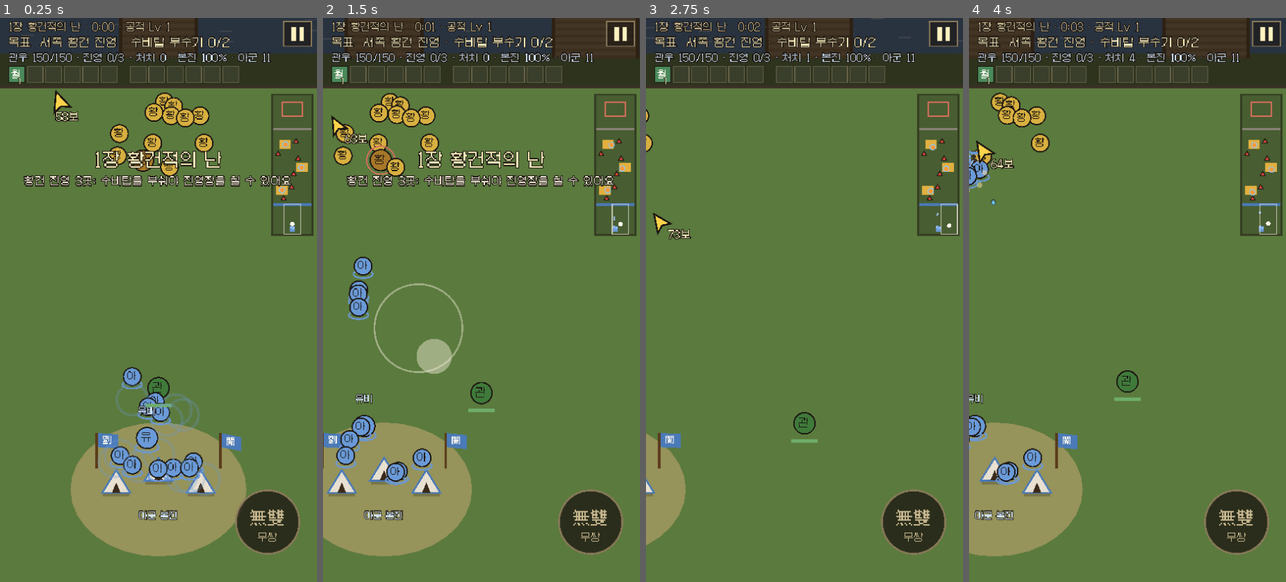
Above: before the commit, frames 1-4 (left to right).
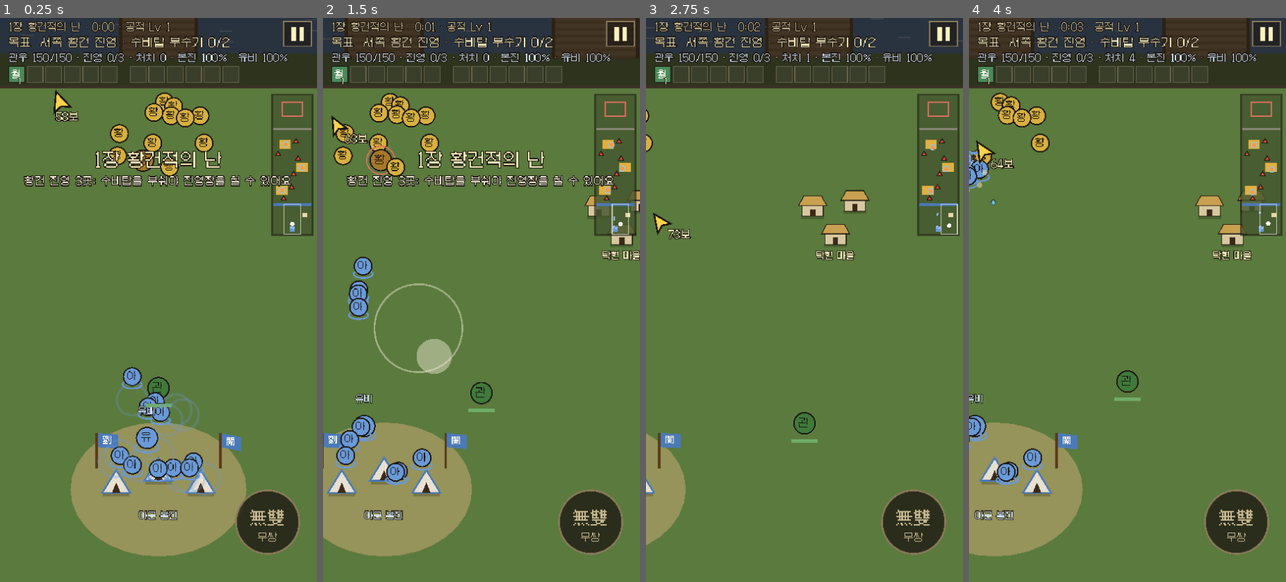
Above: after the commit, the same moments.

Repository: Dong-yeon/ThreeKindomFall
Game: Godot game, scene res://scenes/battle.tscn
Same seed, same stepped clock (60 frames per second), same inputs: the game is played once before the commit and once after it.
Inputs (mouse positions are in pixels of both pictures, inside the frame that each line leads up to):
- Up to frame 1 (0.25 s): no input
- Up to frame 2 (1.5 s): tap Enter at 0.5 s; move the mouse to (551, 271) at 0.52 s; hold Right 0.53-1.25 s; tap K at 0.6 s; click (551, 271) at 0.67 s; tap Space at 0.77 s; drag from (418, 328) to (465, 412) at 1.27 s
- Up to frame 3 (2.75 s): move the mouse to (836, 175) at 2.02 s; hold Right from 2.03 s (still down); tap K at 2.1 s
- Up to frame 4 (4 s): release Right at 2.75 s; drag from (1111, 412) to (1032, 215) at 2.77 s; move the mouse to (1222, 384) at 3.52 s; hold Left from 3.53 s (still down); tap K at 3.6 s; tap Space at 3.77 s

The runs differ from the first frame. In frame 1, 0.1% of the frame differs, in the area x 75-98%, y 6-36%; in frame 2, 0.6%; in frame 3, 1.2%, in the area x 48-98%, y 6-43%; in frame 4, 0.9%.

Commit message:
feat(godot): 탁현 마을 습격(등무를 50초 안에) · 본진 기습 · 유비가 쓰러지면 짐 (D-208)
- 0:08 등무 + 습격대가 탁현 마을을 침, 50초 안에 등무를 쓰러뜨리면 회복 + 보급 상자, 못 하면 마을이 불탐
- 본진 기습(진영 2곳 점령 또는 3분, 30명), 유비가 쓰러지면 짐(15초 복귀 없앰), 위 줄에 유비 체력
- 서쪽 진영장은 한충으로, 봇에 마을 · 기습 사건과 유비 최저 체력

Co-Authored-By: Claude Opus 5.5 <noreply@anthropic.com>

Diff:
--- a/godot/data/stage_1.gd
+++ b/godot/data/stage_1.gd
@@ -1,21 +1,28 @@
 class_name Stage1
 ## 1장 황건적의 난 — 지도 840×3000(웹판 n_field.js F1). 아래 아군 본진 → 위 장각 본진.
-## 황건 진영 3곳(수비탑 2개를 부수면 진영장 보호막이 풀림 → 진영장을 쓰러뜨리면 점령 · 보급 상자, D-205) →
+## 탁현 마을 습격(등무를 시간 안에 격파, D-208) · 황건 진영 3곳(수비탑 2개를 부수면 진영장 보호막이 풀림 → 진영장을 쓰러뜨리면 점령 · 보급 상자, D-205) →
 ## 관문 앞에 문지기 정원지 → 격파하면 성문이 열림(D-206) → 장각 본진: 요술 제단 3개(있는 동안 장각 무적) → 장각 → 첫 사신수 해방(D-207).
-## 아직 없는 것(D-195 차례대로): 탁현 마을 습격 · 본진 기습 · 유비.
+## 사이에 본진 기습(D-208). 지면: 장수 · 본진 · 유비(아군 총대장, D-208)가 쓰러지면.
 
 const NAME := "1장 황건적의 난"
 const W := 840.0
 const H := 3000.0
 const START := Vector2(420, 2780)
 const HOME := {"pos": Vector2(420, 2895), "r": 70.0, "hp": 900.0, "n": "아군 본진"}
+## 탁현 마을(D-208 — 자리는 웹판 village, D-195 사건 1): 판 시작 at초 뒤 황건 장수 등무(종류 lk · 체력 배율 lm × mul)가 습격대 raiders명과 침 →
+## limit초 안에 등무를 쓰러뜨리면 구함(체력 heal 회복 · 보급 상자 · 남은 습격대 흩어짐), 못 하면 마을이 불타고 등무와 습격대는 본진으로
+const VILLAGE := {"n": "탁현 마을", "pos": Vector2(690, 2590), "r": 56.0, "at": 8.0, "limit": 50.0, "heal": 0.4,
+	"lk": "ytbig", "ln": "황건 장수 등무", "lm": 8.0, "mul": 0.7, "raiders": 12}
+## 본진 기습(D-208 — 웹판과 같음): 진영 cap곳을 점령했거나 at초가 지나면 한 번, 본진 양옆에서 n명(체력 배율 mul)이 본진으로
+const HOME_RAID := {"cap": 2, "at": 180.0, "n": 30, "mul": 1.3}
 ## 강은 다리 3곳으로만 건넘.
 const RIVER := {"y0": 2330.0, "y1": 2400.0, "bridges": [Vector2(130, 230), Vector2(375, 465), Vector2(610, 710)]}
 ## lk/ln/lm = 진영장 종류·이름·체력 배율 · skill = 진영장 공격(LEAD_SKILL). mul = 진영 병력 · 수비탑 체력 배율.
 ## towers = 수비탑 2개(진영 밖 양쪽, 장수를 쏨, D-202). 탑이 하나라도 서 있으면 진영장은 보호막(D-205 — 막사를 없앰).
 ## 진영장 공격은 장각전 전에 피하는 법을 하나씩 익히는 계단(D-195): 서쪽 돌진 → 동쪽 땅 내려찍기 → 북쪽 부채꼴 화살.
+## 서쪽 진영장은 등무가 탁현 마을 습격으로 옮겨 가 한충(연의 황건 장수)으로 바꿈(D-208)
 const CAMPS := [
-	{"id": "a", "n": "서쪽 황건 진영", "pos": Vector2(190, 2050), "size": Vector2(250, 190), "lk": "ytbig", "ln": "황건 장수 등무", "lm": 12.0, "mul": 0.85,
+	{"id": "a", "n": "서쪽 황건 진영", "pos": Vector2(190, 2050), "size": Vector2(250, 190), "lk": "ytbig", "ln": "황건 장수 한충", "lm": 12.0, "mul": 0.85,
 		"skill": "charge", "towers": [Vector2(405, 1985), Vector2(230, 2230)]},
 	{"id": "b", "n": "동쪽 황건 진영", "pos": Vector2(630, 1560), "size": Vector2(250, 190), "lk": "ytbig", "ln": "황건 역사 대장", "lm": 14.0, "mul": 1.1,
 		"skill": "slam", "towers": [Vector2(545, 1365), Vector2(450, 1700)]},
--- a/godot/scripts/battle.gd
+++ b/godot/scripts/battle.gd
@@ -90,6 +90,12 @@
 var keep_open := false
 var cyz: Enemy = null
 var boss: Enemy = null
+## 탁현 마을(D-208): wait · raid(습격 중) · saved · lost · 남은 시간 · 등무 / 본진 기습을 했나 / 유비(쓰러지면 짐)
+var vil_st := "wait"
+var vil_t := 0.0
+var deng: Enemy = null
+var home_raided := false
+var liubei: Ally = null
 ## 요술 제단(D-207 — 하나라도 남아 있으면 장각 보호막) · 봉인된 사신수 빛 구슬 자리(INF = 없음) · 풀려나는 중(지난 초, -1 = 아님)
 var altars: Array[Enemy] = []
 var beast_pos := Vector2.INF
@@ -108,7 +114,6 @@
 var WAVE_HP := 0.6
 var turret_t := 0.0
 var home_t := 8.0
-var lb_t := 0.0
 var cyz_t := 4.0
 var alert_home := false
 ## 지금 화면에 보이는 전장 범위
@@ -374,6 +379,8 @@
 		finish(false, "home")
 		return
 	Perf.begin(&"생성")
+	_village_tick(dt)
+	_home_raid_tick()
 	_camps_tick(dt)
 	_party_tick(dt)
 	_rein_tick(dt)
@@ -431,6 +438,69 @@
 	state = "play"
 
 
+## 탁현 마을 습격(D-208, D-195 사건 1): VILLAGE.at초에 등무 + 습격대가 마을 둘레에 자리 잡음(가까이 오면 장수에게 덤빔) →
+## limit초 안에 등무를 쓰러뜨리면 구함(_on_kill), 시간이 다 되면 마을이 불타고 남은 습격대는 본진으로
+func _village_tick(dt: float) -> void:
+	var V: Dictionary = Stage1.VILLAGE
+	if vil_st == "wait":
+		if t < float(V.at):
+			return
+		vil_st = "raid"
+		vil_t = float(V.limit)
+		var vp: Vector2 = V.pos
+		var lk: String = V.lk
+		deng = spawn(lk, vp + Vector2(0, -10), float(V.mul) * float(V.lm))
+		deng.elite = true
+		deng.ename = V.ln
+		deng.touch = Units.ENEMY[lk].touch
+		deng.r *= 1.4
+		deng.raid = true
+		deng.set_post(vp + Vector2(0, -10))
+		deng.aggro = 220
+		for i in int(V.raiders):
+			var at := vp + Vector2.from_angle(randf() * TAU) * randf_range(50, 110)
+			if hit_obs(at, 12):
+				at = vp + Vector2(randf_range(-30, 30), 40)
+			var e := spawn("ytbig" if i < 2 else "ytb", at, float(V.mul))
+			e.raid = true
+			e.set_post(at)
+			e.aggro = 170
+		note("탁현 마을 습격")
+		banner("%s이 습격당해요!" % V.n, "%s%s %d초 안에 쓰러뜨려요 — 오른쪽 아래" % [V.ln, eul(V.ln), int(V.limit)])
+		Sound.play("alert", 0.5)
+	elif vil_st == "raid":
+		vil_t -= dt
+		if vil_t > 0:
+			return
+		vil_st = "lost"
+		for e in enemies:
+			if not e.dead and e.raid:
+				e.has_post = false
+				e.goal_home = true
+				e.aggro = 160
+		note("탁현 마을 불탐")
+		banner("%s이 불탔어요…" % V.n, "%s의 습격대가 본진으로 향해요" % V.ln)
+		Sound.play("lose", 0.3)
+
+
+## 본진 기습(D-208 — 웹판과 같음): 진영 HOME_RAID.cap곳을 점령했거나 at초가 지나면 한 번, 본진 양옆에서 본진으로.
+## 유비 · 수비대가 막고, 많이 밀리면 장수가 돌아가 도와야 함(유비가 쓰러지면 짐)
+func _home_raid_tick() -> void:
+	var R: Dictionary = Stage1.HOME_RAID
+	if home_raided or (cap_n < int(R.cap) and t < float(R.at)):
+		return
+	home_raided = true
+	for i in int(R.n):
+		var x := randf_range(30, 90) if i % 2 == 1 else randf_range(W - 90, W - 30)
+		var k := "ytdash" if i % 4 == 0 else ("ytbig" if i % 5 == 3 else "ytb")
+		var e := spawn(k, Vector2(x, randf_range(2560, 2700)), float(R.mul))
+		e.goal_home = true
+		e.aggro = 160
+	note("본진 기습")
+	banner("본진 기습!", "유비와 수비대가 막아요 — 유비가 쓰러지면 져요")
+	Sound.play("alert", 0.6)
+
+
 ## 진영(D-205): 진영장이 처음부터 진영 안에서 호위병을 부름(장수가 가까우면 자주 · 진영 병력 상한 — 전엔 막사가 냄, D-202).
 ## 수비탑이 하나라도 서 있으면 진영장은 보호막 → 탑을 다 부수고 진영장을 쓰러뜨리면 점령
 func _camps_tick(dt: float) -> void:
@@ -788,7 +858,7 @@
 ## 본진: 유비 + 창병 6명(7초마다 보충). 점령한 진영: 수비대 창병 4명(18초마다 보충) + 진군 부대 4명이 한 번(보충 없음, D-180)
 func _setup_allies() -> void:
 	anchors["home"] = {"pos": home_pos + Vector2(0, -50), "r": 230.0}
-	ally_spawn("liubei", home_pos + Vector2(0, -40), "guard", "home")
+	liubei = ally_spawn("liubei", home_pos + Vector2(0, -40), "guard", "home")
 	for i in 6:
 		ally_spawn("sol", home_pos + Vector2(randf_range(-60, 60), -30 + randf_range(-20, 20)), "guard", "home")
 
@@ -802,10 +872,10 @@
 	return a
 
 
+## 유비(아군 총대장)가 쓰러지면 짐(D-208 — 전엔 15초 뒤 본진으로 돌아왔음)
 func ally_down(a: Ally) -> void:
 	if a.k == "liubei":
-		lb_t = 15
-		banner("유비가 물러났어요", "15초 뒤 본진으로 돌아와요")
+		finish(false, "liubei")
 
 
 func _count_allies(anchor_id: String, k := "") -> int:
@@ -822,11 +892,6 @@
 		home_t = 7
 		if _count_allies("home", "sol") < 6:
 			ally_spawn("sol", home_pos + Vector2(randf_range(-40, 40), 0), "guard", "home")
-	if lb_t > 0:
-		lb_t -= dt
-		if lb_t <= 0:
-			ally_spawn("liubei", home_pos + Vector2(0, -30), "guard", "home")
-			banner("유비가 본진으로 돌아왔어요", "")
 	for c in camps:
 		if not c.cap:
 			continue
@@ -1114,6 +1179,24 @@
 		else:
 			banner("%s 점령! (%d/3)" % [c.n, cap_n], "보급 상자를 주워요 — 진군 부대 %d명이 다음 진영으로 먼저 가요" % MARCH_ON_CAPTURE)
 		return
+	if e == deng:
+		if vil_st == "raid":
+			# 탁현 마을을 구함(D-208): 남은 습격대는 흩어지고 회복 + 보급 상자
+			vil_st = "saved"
+			for o in enemies:
+				if not o.dead and o.raid:
+					o.dead = true
+					kills += 1
+					add_fx({"k": "burst", "pos": o.position, "t": 0.3, "r": o.r * 0.6, "c": Color("f6e2a0")})
+			var V: Dictionary = Stage1.VILLAGE
+			hero.heal(hero.max_hp * float(V.heal))
+			drops.append({"k": "chest", "pos": e.position})
+			note("탁현 마을 구함")
+			banner("%s을 구했어요!" % V.n, "마을 사람들이 보급 상자를 내줬어요")
+			Sound.play("win", 0.35)
+		else:
+			banner("%s%s 쓰러뜨렸어요" % [e.ename, eul(e.ename)], "")
+		return
 	if e.k == "cyz" and e.elite:
 		# 성문이 열리기 시작(D-206 — _gate_tick)
 		note("정원지 격파")
@@ -1557,10 +1640,20 @@
 
 ## 지금 가야 할 곳(화살표 · 작은 지도 · 목표 글)
 func field_target() -> Dictionary:
+	# 유비가 절반 아래로 다쳤고 둘레에 적이 있으면(D-208 — 쓰러지면 짐)
+	if Unit.alive(liubei) and liubei.hp < liubei.max_hp * 0.5:
+		for e in enemies:
+			if not e.dead and not e.building and e.position.distance_to(liubei.position) < 200:
+				return {"pos": liubei.position, "n": "유비를 지켜요 (유비 %d%%)" % ceili(liubei.hp / liubei.max_hp * 100), "warn": true}
 	if home_hp < home_max * 0.4:
 		for e in enemies:
 			if not e.dead and e.goal_home and e.position.distance_to(home_pos) < 400:
 				return {"pos": home_pos, "n": "본진 지키기 (본진 %d%%)" % ceili(home_hp / home_max * 100), "warn": true}
+	if vil_st == "raid":
+		var V: Dictionary = Stage1.VILLAGE
+		var dp: Vector2 = deng.position if Unit.alive(deng) else V.pos
+		var who := String(V.ln).get_slice(" ", String(V.ln).get_slice_count(" ") - 1)
+		return {"pos": dp, "n": "%s 구하기 — %s 격파 (남은 %d초)" % [V.n, who, ceili(vil_t)], "warn": true}
 	var best := {}
 	var bd := INF
 	for c in camps:
@@ -1605,6 +1698,8 @@
 
 ## 진군 부대(D-180)가 갈 곳과 길찾기 키
 func march_goal(from: Vector2) -> Dictionary:
+	if vil_st == "raid" and Unit.alive(deng):
+		return {"key": "m_deng", "pos": deng.position}
 	for c in camps:
 		if c.cap:
 			continue
--- a/godot/scripts/bot.gd
+++ b/godot/scripts/bot.gd
@@ -50,6 +50,8 @@
 var _dist := 0.0
 var _still := 0.0
 var _min_hp := INF
+## 유비 최저 체력 비율(D-208 — 쓰러지면 짐)
+var _lb_min := 1.0
 var _phase_t0 := 0.0
 var _phase_d0 := 0.0
 var _phase_s0 := 0.0
@@ -352,6 +354,10 @@
 			_still += get_process_delta_time() if b.hit_stop <= 0 else 0.0
 	_last_pos = h.position
 	_min_hp = minf(_min_hp, h.hp)
+	if Unit.alive(b.liubei):
+		_lb_min = minf(_lb_min, b.liubei.hp / b.liubei.max_hp)
+	elif b.liubei != null:
+		_lb_min = 0.0
 	var dt := get_process_delta_time()
 	var near := 0
 	for e in b.enemies:
@@ -432,7 +438,7 @@
 	for e in b.events:
 		evs.append("%s %s(+%s)" % [_fmt(e.t), e.n, _fmt(e.t - t0)])
 		t0 = e.t
-	print("[events] " + (" · ".join(evs) if not evs.is_empty() else "-"))
+	print("[events] " + (" · ".join(evs) if not evs.is_empty() else "-") + " | 유비 최저 체력 %d%%" % roundi(_lb_min * 100))
 	print("[allies] " + (" · ".join(_ally_log) if not _ally_log.is_empty() else "-"))
 	print("[move] 이동 %dpx · 평균 %dpx/초 · 멈춤 %d%% · 둘레 120px 적 평균 %.1f · 분당 피격 %.1f · 최저 체력 %d/%d · 구슬 주운 경험 %d%%" % [int(_dist), int(_dist / maxf(b.t, 1.0)), int(_still / maxf(b.t, 1.0) * 100.0),
 		_near_sum / maxf(_near_t, 0.01), h.hits_taken / maxf(b.t / 60.0, 0.01), int(_min_hp), int(h.max_hp), int(b.xp_picked / maxf(b.xp_dropped, 1.0) * 100.0)])
--- a/godot/scripts/enemy.gd
+++ b/godot/scripts/enemy.gd
@@ -46,6 +46,8 @@
 var wander_t := 0.0
 var sk_t := 0.0
 var sk_at := Vector2.ZERO
+## 탁현 마을 습격대(등무 포함, D-208)
+var raid := false
 ## 호위병(D-205): 따라다니는 진영장 · 진영장에서 떨어진 자리(장수가 멀면 그 자리로)
 var guard_of: Enemy = null
 var guard_off := Vector2.ZERO
--- a/godot/scripts/ground.gd
+++ b/godot/scripts/ground.gd
@@ -18,6 +18,7 @@
 	draw_rect(Rect2(0, 0, Stage1.W, Stage1.H), GRASS)
 	_river(V)
 	_home(V)
+	_village(V)
 	_camps(V)
 	for o in b.obs:
 		var rc: Rect2 = o.rect
@@ -134,6 +135,42 @@
 		_label(txt, Vector2(p.x, R.position.y - 14), Color("cfe2f4") if cap else Color("ffd8a0"))
 
 
+## 탁현 마을(D-208): 초가집 셋. 습격 중엔 지붕에 불길 · 빨간 고리가 깜빡이고 남은 시간 막대, 불타면 검게 그을림
+func _village(V: Rect2) -> void:
+	var VL: Dictionary = Stage1.VILLAGE
+	var p: Vector2 = VL.pos
+	if not V.intersects(Rect2(p - Vector2(90, 90), Vector2(180, 180))):
+		return
+	var raid := b.vil_st == "raid"
+	var lost := b.vil_st == "lost"
+	var i := 0
+	for d in [Vector2(-26, -14), Vector2(22, -20), Vector2(0, 18)]:
+		var q: Vector2 = p + d
+		draw_rect(Rect2(q.x - 13, q.y + 8, 26, 4), Color(0, 0, 0, 0.2))
+		draw_rect(Rect2(q.x - 12, q.y - 4, 24, 13), Color("4a4038") if lost else Color("d8c8a0"))
+		draw_rect(Rect2(q.x - 12, q.y - 4, 24, 13), INK, false, 1.0)
+		draw_rect(Rect2(q.x - 3, q.y + 1, 6, 8), Color("3a2a1a"))
+		var roof := PackedVector2Array([q + Vector2(-16, -3), q + Vector2(16, -3), q + Vector2(10, -14), q + Vector2(-10, -14)])
+		draw_colored_polygon(roof, Color("2a2420") if lost else Color("c8a050"))
+		roof.append(roof[0])
+		draw_polyline(roof, INK, 1.0)
+		if raid:
+			var fl := sin(b.t * 9 + i * 2.1) * 2
+			draw_colored_polygon(PackedVector2Array([q + Vector2(-6, -12), q + Vector2(6, -12), q + Vector2(fl, -26)]), Color(0.95, 0.5, 0.15, 0.85))
+			draw_colored_polygon(PackedVector2Array([q + Vector2(-3, -12), q + Vector2(3, -12), q + Vector2(fl * 0.5, -19)]), Color(1, 0.9, 0.45))
+		i += 1
+	if raid:
+		if int(b.t * 3) % 2 == 1:
+			draw_arc(p, float(VL.r) + 10, 0, TAU, 40, Color(0.85, 0.31, 0.24, 0.8), 2)
+		_bar(p + Vector2(0, -48), 70, b.vil_t / float(VL.limit), Color("d9705e"))
+	var txt: String = VL.n
+	if lost:
+		txt += "(불탐)"
+	elif b.vil_st == "saved":
+		txt += " — 구함"
+	_label(txt, p + Vector2(0, 40), Color("ffb0a0") if raid else (Color("a8a098") if lost else Color("fff2c0")))
+
+
 func _tent(p: Vector2, cl: Color, rf: Color) -> void:
 	draw_rect(Rect2(p.x - 15, p.y + 10, 30, 4), Color(0, 0, 0, 0.2))
 	var tri := PackedVector2Array([p + Vector2(0, -16), p + Vector2(16, 10), p + Vector2(-16, 10)])
--- a/godot/scripts/hud.gd
+++ b/godot/scripts/hud.gd
@@ -178,7 +178,9 @@
 	var goal := "목표  " + String(T.n)
 	if goal_lbl.text != goal:
 		goal_lbl.text = goal
-	var tags := "%s %d/%d · 진영 %d/3 · 처치 %d · 본진 %d%% · 아군 %d" % [b.hero_data.display_name, ceili(h.hp), roundi(h.max_hp), b.cap_n, b.kills, ceili(b.home_hp / b.home_max * 100), b.allies.size()]
+	# 아군 수 자리에 유비 체력(D-208 — 유비가 쓰러지면 짐)
+	var lb := ceili(b.liubei.hp / b.liubei.max_hp * 100) if Unit.alive(b.liubei) else 0
+	var tags := "%s %d/%d · 진영 %d/3 · 처치 %d · 본진 %d%% · 유비 %d%%" % [b.hero_data.display_name, ceili(h.hp), roundi(h.max_hp), b.cap_n, b.kills, ceili(b.home_hp / b.home_max * 100), lb]
 	if tags_lbl.text != tags:
 		tags_lbl.text = tags
 	if banner_t > 0:
@@ -199,6 +201,8 @@
 		end_title.text = "%s 평정!" % Stage1.NAME
 	elif b.end_why == "home":
 		end_title.text = "아군 본진이 함락됐어요"
+	elif b.end_why == "liubei":
+		end_title.text = "유비가 쓰러졌어요"
 	else:
 		end_title.text = "%s가 쓰러졌어요" % hn if Battle.eul(hn) == "를" else "%s이 쓰러졌어요" % hn
 	var T := b.tactics
@@ -208,6 +212,8 @@
 	end_stats.text = "걸린 시간   %s\n점령한 진영   %d / 3\n쓰러뜨린 적   %d\n최대 연격   %d\n공적 레벨   %d (공격 %d/%d · 보조 %d/%d)\n진화   %s" % [
 		_fmt_t(b.t), b.cap_n, b.kills, b.hero.cb_max, b.lvl, T.act_order.size(), TacticsData.ACT_SLOTS, T.pas_order.size(), TacticsData.PAS_SLOTS,
 		", ".join(evos) if not evos.is_empty() else "없음"]
+	var vil := {"saved": "구함", "lost": "불탐", "raid": "습격 중"}
+	end_stats.text += "\n탁현 마을   %s" % vil.get(b.vil_st, "—")
 	if win:
 		# 첫 사신수 해방(D-207)
 		end_stats.text += "\n사신수   %s 해방" % Stage1.BEAST.n
@@ -354,6 +360,14 @@
 			var lq: Vector2 = P.call(cp.lead.position)
 			c.draw_circle(lq, 2.5, Color("ff9a3a"))
 			c.draw_arc(lq, 3.2, 0, TAU, 12, Color("8ac8f0") if cp.lead.shield else INK, 1.0)
+	# 탁현 마을(D-208): 습격 중이면 깜빡임, 불타면 회색
+	var vq: Vector2 = P.call(Stage1.VILLAGE.pos)
+	var vc := Color("e8d8a8")
+	if b.vil_st == "raid":
+		vc = Color("ff6a4a") if int(b.t * 4) % 2 == 1 else Color("ffd34a")
+	elif b.vil_st == "lost":
+		vc = Color("555555")
+	c.draw_rect(Rect2(vq - Vector2(2.5, 2.5), Vector2(5, 5)), vc)
 	var hp: Vector2 = P.call(b.home_pos)
 	var blink := b.home_hp < b.home_max * 0.5 and int(b.t * 4) % 2 == 1
 	c.draw_rect(Rect2(hp - Vector2(3, 3), Vector2(6, 6)), Color("ff6a4a") if blink else Color("6a9ad8"))
Not shown, changed: docs/current-design.md
Not shown, changed: docs/decision-log.md
Not shown, changed: godot/tools/run_bot_test.py
